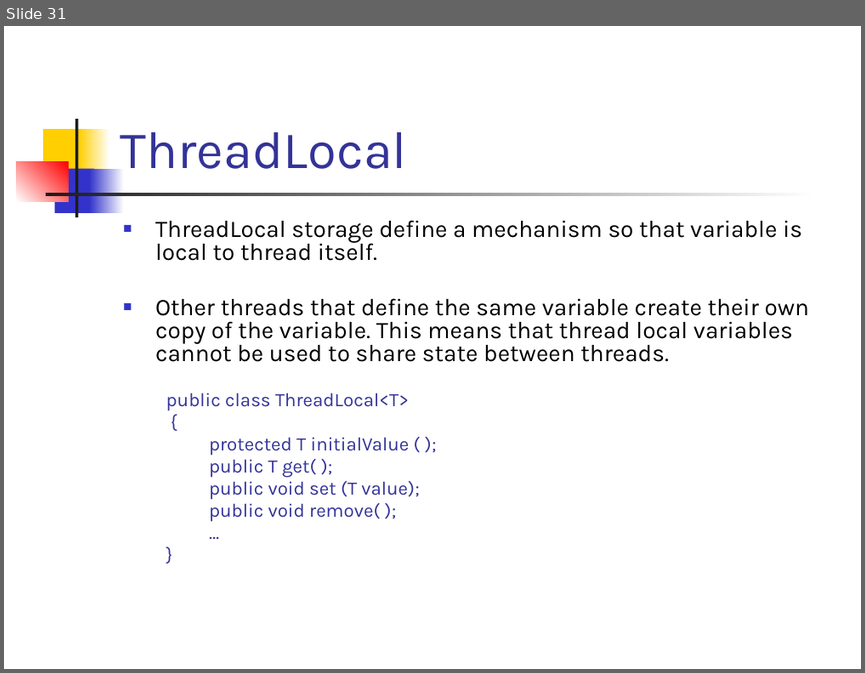
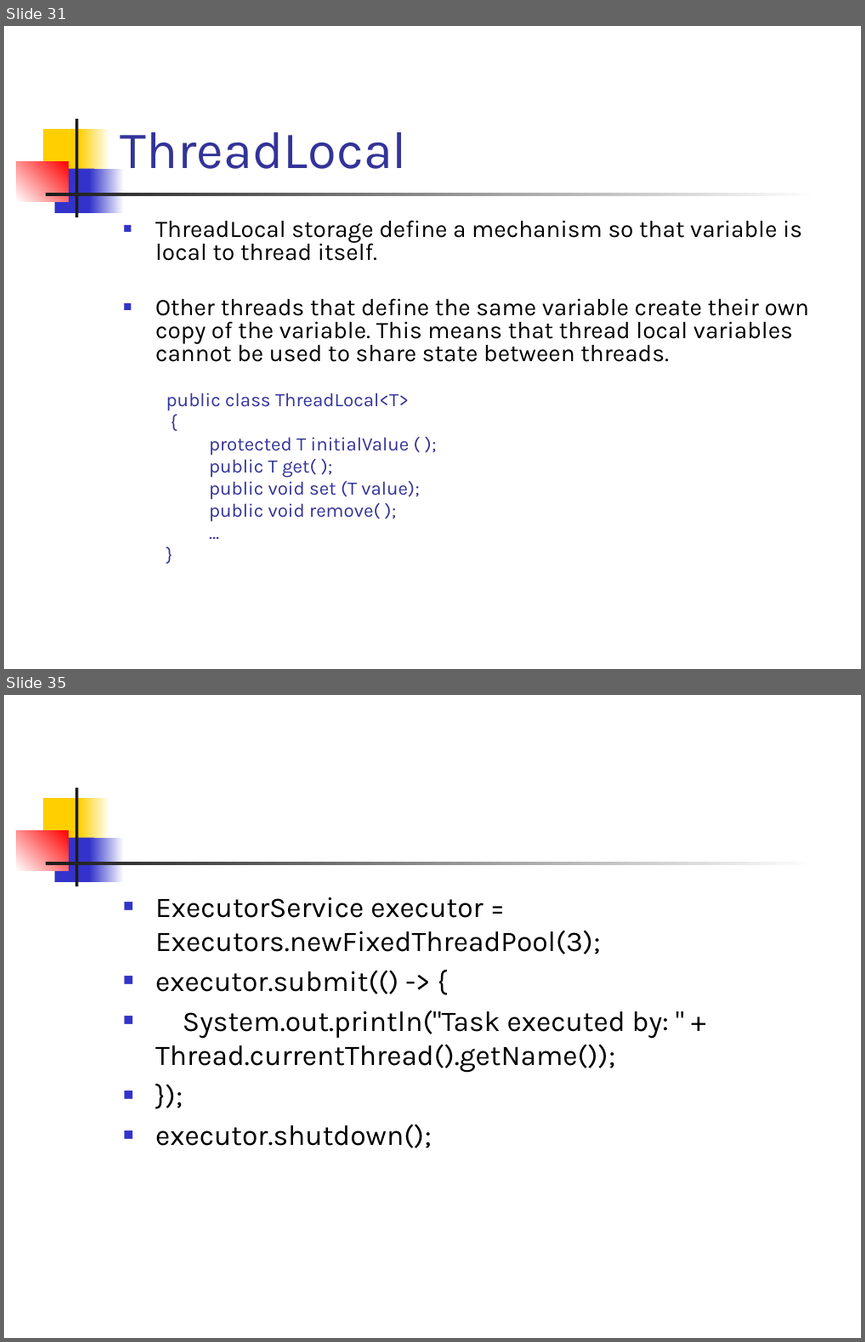
Before and after one commit to SarathaNatraj/MOBILITY-PLATFORM, a slide deck: CORE JAVA/MATERIALS/Java-Threads-and-Synchronization.pptx. Shown one above the other, each under a label of ours: slide 31 before the commit, slides 31 and 35 after it; the slides between them are not shown. The pictures are 865x673 and 865x1342 pixels, drawn with LibreOffice and Linux fonts; fonts in the diff are those of the drawing. Boxes give left, top, right and bottom in pixels: in the first picture for what was removed or moved away, otherwise in the second. Text is boxed around its words. In the diff, an @@ line names an element or a change of style, - is before the commit and + after.

Commit message:
Adding ThreadSafety, Concurrent collections code samples, materials

```diff
--- a/CORE JAVA/MATERIALS/Java-Threads-and-Synchronization.pptx
+++ b/CORE JAVA/MATERIALS/Java-Threads-and-Synchronization.pptx
@@ slide 35 added at (x1=4, y1=695, x2=861, y2=1338), background #FFFFFF; not listed: 7 template elements that a slide beside it also shows @@
@@ text added at (x1=155, y1=897, x2=669, y2=1148), 24 pt, text #000000 @@
+■ ExecutorService executor = Executors.newFixedThreadPool(3);
+■ executor.submit(() -> {
+■ System.out.println("Task executed by: " + Thread.currentThread().getName());
+■ });
+■ executor.shutdown();
```
Also in this commit, not shown: 11 other slides added, 11 other files.
